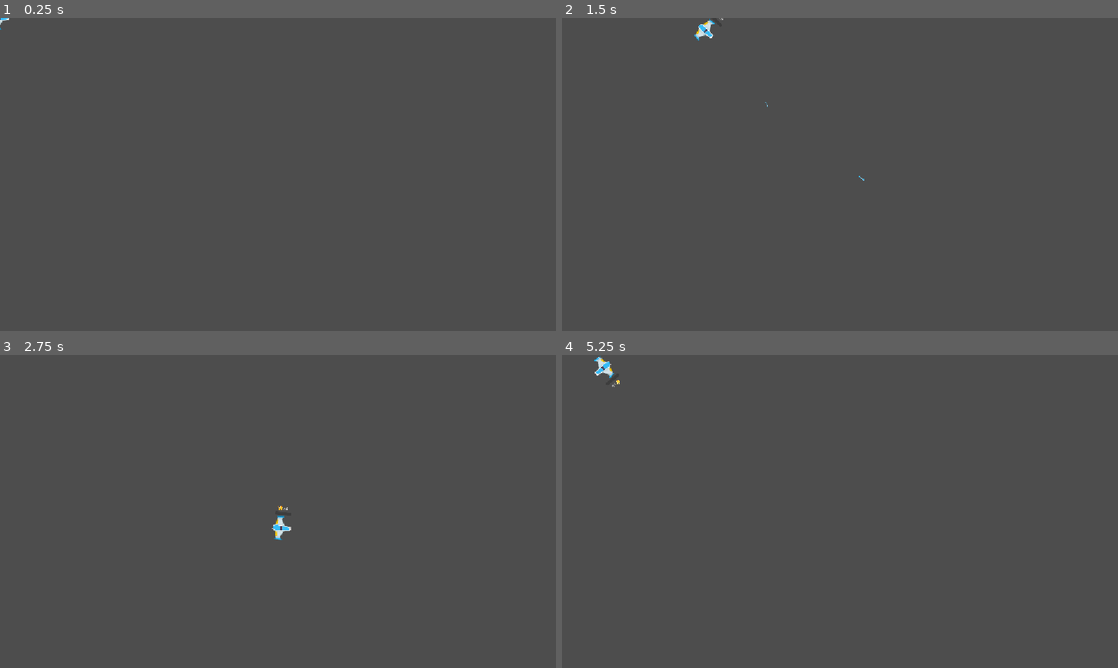
Above: before the commit, frames 1-4 (two rows, left to right).
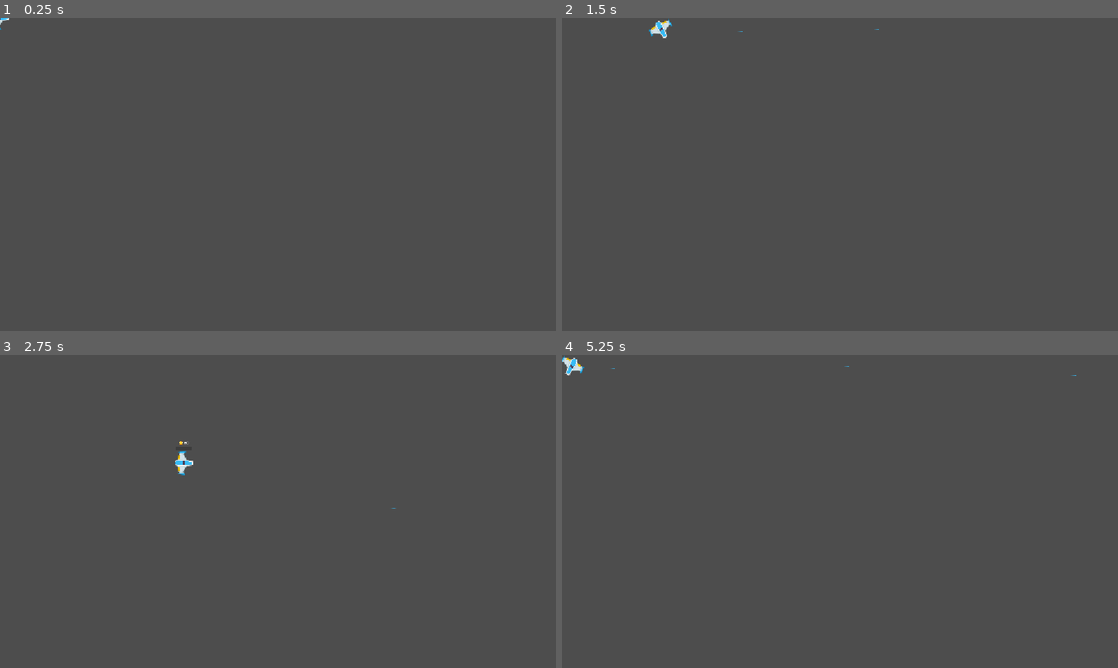
Above: after the commit, the same moments.

Repository: Linzzzx1119/Star-
Game: Godot game, scene res://player.tscn
Same seed, same stepped clock (60 frames per second), same inputs: the game is played once before the commit and once after it.
Inputs:
- Up to frame 1 (0.25 s): no input
- Up to frame 2 (1.5 s): tap Enter at 0.5 s; hold Right (move_right) 0.53-1.28 s; tap Space (shoot) at 0.6, 1.35 s; hold S (move_down) from 1.28 s (still down)
- Up to frame 3 (2.75 s): release S (move_down) at 2.03 s; hold Right (move_right) from 2.03 s (still down); tap Space (shoot) at 2.1 s
- Up to frame 4 (5.25 s): release Right (move_right) at 2.78 s; hold W (move_up) 2.78-3.53 s; tap Space (shoot) every 0.75 s from 2.85 to 5.1 s; hold Left (move_left) 3.53-5.03 s; hold S (move_down) from 5.03 s (still down)

The runs differ from the first frame. In frame 2, 0.3% of the frame differs, in the area x 15-57%, y 0-52%; in frame 3, 0.3%, in the area x 31-72%, y 27-60%; in frame 4, 0.3%.

Commit message:
star

Diff:
--- /dev/null
+++ b/enemy.gd
@@ -0,0 +1,16 @@
+extends Area2D
+
+
+# Called when the node enters the scene tree for the first time.
+func _ready() -> void:
+	pass # Replace with function body.
+
+
+# Called every frame. 'delta' is the elapsed time since the previous frame.
+func _process(delta: float) -> void:
+	pass
+
+
+func _on_body_entered(body: Node2D) -> void:
+	if body.is_in_group("player"):
+		print("Player detected!")
--- /dev/null
+++ b/enemy.tscn
@@ -0,0 +1,20 @@
+[gd_scene format=3 uid="uid://7ej0t54o61b4"]
+
+[ext_resource type="Script" uid="uid://bpn7l0nf4at47" path="res://enemy.gd" id="1_4gyqm"]
+[ext_resource type="Texture2D" uid="uid://qeayc2pc2s1n" path="res://enemyShip.png" id="1_7k104"]
+
+[sub_resource type="CircleShape2D" id="CircleShape2D_v8is4"]
+radius = 104.292854
+
+[node name="Enemy" type="Area2D" unique_id=1279010649]
+script = ExtResource("1_4gyqm")
+
+[node name="Sprite2D" type="Sprite2D" parent="." unique_id=763390103]
+scale = Vector2(0.5, 0.5)
+texture = ExtResource("1_7k104")
+
+[node name="CollisionShape2D" type="CollisionShape2D" parent="." unique_id=1928951781]
+scale = Vector2(0.5, 0.5)
+shape = SubResource("CircleShape2D_v8is4")
+
+[connection signal="body_entered" from="." to="." method="_on_body_entered"]
--- a/health_srar.gd
+++ b/health_srar.gd
@@ -12,5 +12,6 @@
 	pass
 
 
-func _on_area_entered(area: Area2D) -> void:
-	queue_free()
+func _on_body_entered(body: Node2D) -> void:
+	if body.is_in_group("player"):
+		queue_free()
--- a/health_srar.tscn
+++ b/health_srar.tscn
@@ -6,7 +6,8 @@
 [sub_resource type="CircleShape2D" id="CircleShape2D_qkns4"]
 radius = 18.027756
 
-[node name="HealthStar" type="Area2D" unique_id=1839301033]
+[node name="HealthStar" type="Area2D" unique_id=1839301033 groups=["health star"]]
+collision_layer = 8
 script = ExtResource("1_rq4f0")
 
 [node name="Sprite2D" type="Sprite2D" parent="." unique_id=871769148]
@@ -17,4 +18,4 @@
 [node name="CollisionShape2D" type="CollisionShape2D" parent="." unique_id=1652955430]
 shape = SubResource("CircleShape2D_qkns4")
 
-[connection signal="area_entered" from="." to="." method="_on_area_entered"]
+[connection signal="body_entered" from="." to="." method="_on_body_entered"]
--- a/main.tscn
+++ b/main.tscn
@@ -4,6 +4,7 @@
 [ext_resource type="PackedScene" uid="uid://o61vq83enu3a" path="res://maze.tscn" id="2_1bvp3"]
 [ext_resource type="PackedScene" uid="uid://cvwj820xo36h1" path="res://player.tscn" id="2_h2yge"]
 [ext_resource type="PackedScene" uid="uid://bd6dpuotpgqfc" path="res://score_star.tscn" id="4_1bvp3"]
+[ext_resource type="PackedScene" uid="uid://ckcpats3oikb7" path="res://health_srar.tscn" id="5_lquwl"]
 
 [node name="Main" type="Node2D" unique_id=285239404]
 
@@ -30,4 +31,64 @@
 limit_bottom = 1700
 
 [node name="ScoreStar" parent="." unique_id=205577236 instance=ExtResource("4_1bvp3")]
-position = Vector2(375, 59)
+position = Vector2(378, 74)
+
+[node name="HealthStar" parent="." unique_id=1839301033 instance=ExtResource("5_lquwl")]
+position = Vector2(252, 294)
+
+[node name="ScoreStar2" parent="." unique_id=1412432959 instance=ExtResource("4_1bvp3")]
+position = Vector2(360, 49)
+
+[node name="ScoreStar3" parent="." unique_id=1088194097 instance=ExtResource("4_1bvp3")]
+position = Vector2(395, 49)
+
+[node name="ScoreStar4" parent="." unique_id=1357993690 instance=ExtResource("4_1bvp3")]
+position = Vector2(389, 521)
+
+[node name="ScoreStar5" parent="." unique_id=692742176 instance=ExtResource("4_1bvp3")]
+position = Vector2(100, 403)
+
+[node name="ScoreStar6" parent="." unique_id=1888178749 instance=ExtResource("4_1bvp3")]
+position = Vector2(136, 403)
+
+[node name="ScoreStar7" parent="." unique_id=1486120632 instance=ExtResource("4_1bvp3")]
+position = Vector2(118, 430)
+
+[node name="ScoreStar8" parent="." unique_id=1160544442 instance=ExtResource("4_1bvp3")]
+position = Vector2(560, 37)
+
+[node name="ScoreStar9" parent="." unique_id=2082691226 instance=ExtResource("4_1bvp3")]
+position = Vector2(525, 37)
+
+[node name="ScoreStar10" parent="." unique_id=32562231 instance=ExtResource("4_1bvp3")]
+position = Vector2(543, 66)
+
+[node name="HealthStar2" parent="." unique_id=1124766339 instance=ExtResource("5_lquwl")]
+position = Vector2(790, 79)
+
+[node name="ScoreStar11" parent="." unique_id=2060414368 instance=ExtResource("4_1bvp3")]
+position = Vector2(924, 57)
+
+[node name="ScoreStar12" parent="." unique_id=1128145064 instance=ExtResource("4_1bvp3")]
+position = Vector2(962, 57)
+
+[node name="ScoreStar13" parent="." unique_id=170405009 instance=ExtResource("4_1bvp3")]
+position = Vector2(1000, 57)
+
+[node name="ScoreStar14" parent="." unique_id=1100374692 instance=ExtResource("4_1bvp3")]
+position = Vector2(1040, 57)
+
+[node name="ScoreStar15" parent="." unique_id=158469885 instance=ExtResource("4_1bvp3")]
+position = Vector2(1081, 57)
+
+[node name="ScoreStar16" parent="." unique_id=1669057379 instance=ExtResource("4_1bvp3")]
+position = Vector2(800, 531)
+
+[node name="ScoreStar17" parent="." unique_id=190955887 instance=ExtResource("4_1bvp3")]
+position = Vector2(1662, 432)
+
+[node name="ScoreStar18" parent="." unique_id=2139152139 instance=ExtResource("4_1bvp3")]
+position = Vector2(1720, 432)
+
+[node name="ScoreStar19" parent="." unique_id=1009863162 instance=ExtResource("4_1bvp3")]
+position = Vector2(1689, 481)
--- a/maze.tscn
+++ b/maze.tscn
@@ -114,7 +114,7 @@
 1:0/0/physics_layer_0/polygon_0/points = PackedVector2Array(-8, -8, 8, -8, 8, 8, -8, 8)
 
 [sub_resource type="TileSet" id="TileSet_r8vjc"]
-physics_layer_0/collision_layer = 1
+physics_layer_0/collision_layer = 2
 sources/0 = SubResource("TileSetAtlasSource_u11kd")
 
 [node name="Maze" type="Node2D" unique_id=209591573]
--- a/player.gd
+++ b/player.gd
@@ -1,7 +1,7 @@
 extends CharacterBody2D
 
-var max_speed = 500
-var steering_factor := 3
+var max_speed = 300
+var steering_factor := 5
 var health := 10
 var bullet_scene = preload("res://bullet.tscn")
 
@@ -34,7 +34,7 @@
 	move_and_slide()
 
 	if velocity.length() > 0.0:
-		rotation = velocity.angle()
+		get_node("Sprite2D").rotation = velocity.angle()
 
 	if Input.is_action_just_pressed("shoot"):
 		var bullet = bullet_scene.instantiate()
--- a/player.tscn
+++ b/player.tscn
@@ -7,17 +7,16 @@
 [sub_resource type="StyleBoxFlat" id="StyleBoxFlat_i3pqv"]
 bg_color = Color(0.3918009, 0.6847265, 0.3355963, 1)
 
-[node name="Player" type="CharacterBody2D" unique_id=1048642383]
+[node name="Player" type="CharacterBody2D" unique_id=1048642383 groups=["player"]]
 scale = Vector2(0.5, 0.5)
+collision_mask = 2
 script = ExtResource("1_onrkg")
 
 [node name="Sprite2D" type="Sprite2D" parent="." unique_id=65632268]
-rotation = 1.5707964
 texture = ExtResource("2_onrkg")
 
 [node name="CollisionPolygon2D" type="CollisionPolygon2D" parent="." unique_id=1967307794]
-rotation = 1.5707964
-polygon = PackedVector2Array(-9, -38, -12, -12, -36, 2, -40, -1, -44, -6, -49, -6, -49, 5, -46, 25, -43, 25, -41, 21, -35, 24, -14, 28, -8, 38, 8, 38, 14, 28, 37, 24, 42, 20, 42, 25, 47, 25, 49, 2, 49, -5, 47, -7, 44, -5, 41, 0, 36, 2, 12, -12, 9, -38)
+polygon = PackedVector2Array(-26, -46, -26, -42, -22, -40, -28, -14, -38, -8, -38, 8, -28, 16, -24, 36, -20, 42, -26, 44, -26, 48, 6, 50, 8, 46, 4, 42, 0, 40, -2, 36, 12, 12, 38, 8, 38, -8, 12, -12, -2, -36, 0, -42, 6, -44, 6, -48, 2, -50)
 
 [node name="UI" type="Control" parent="." unique_id=1337304909]
 layout_mode = 3
--- a/project.godot
+++ b/project.godot
@@ -19,6 +19,12 @@
 
 window/stretch/mode="canvas_items"
 window/stretch/aspect="expand"
+
+[global_group]
+
+player=""
+"score star"=""
+"health star"=""
 
 [input]
 
@@ -52,6 +58,13 @@
 ]
 }
 
+[layer_names]
+
+2d_physics/layer_1="player"
+2d_physics/layer_2="wall"
+2d_physics/layer_3="score star"
+2d_physics/layer_4="health star"
+
 [physics]
 
 3d/physics_engine="Jolt Physics"
--- a/score_star.gd
+++ b/score_star.gd
@@ -12,5 +12,6 @@
 	pass
 
 
-func _on_area_entered(area: Area2D) -> void:
-	queue_free()
+func _on_body_entered(body: Node2D) -> void:
+	if body.is_in_group("player"):
+		queue_free()
--- a/score_star.tscn
+++ b/score_star.tscn
@@ -6,7 +6,9 @@
 [sub_resource type="CircleShape2D" id="CircleShape2D_qkns4"]
 radius = 18.0
 
-[node name="ScoreStar" type="Area2D" unique_id=205577236]
+[node name="ScoreStar" type="Area2D" unique_id=205577236 groups=["score star"]]
+scale = Vector2(0.5, 0.5)
+collision_layer = 4
 script = ExtResource("1_8p3hi")
 
 [node name="Sprite2D" type="Sprite2D" parent="." unique_id=892935845]
@@ -16,4 +18,4 @@
 [node name="CollisionShape2D" type="CollisionShape2D" parent="." unique_id=842065107]
 shape = SubResource("CircleShape2D_qkns4")
 
-[connection signal="area_entered" from="." to="." method="_on_area_entered"]
+[connection signal="body_entered" from="." to="." method="_on_body_entered"]
Not shown, added: enemy.gd.uid
Binary file changed: playerShip1_blue.png
